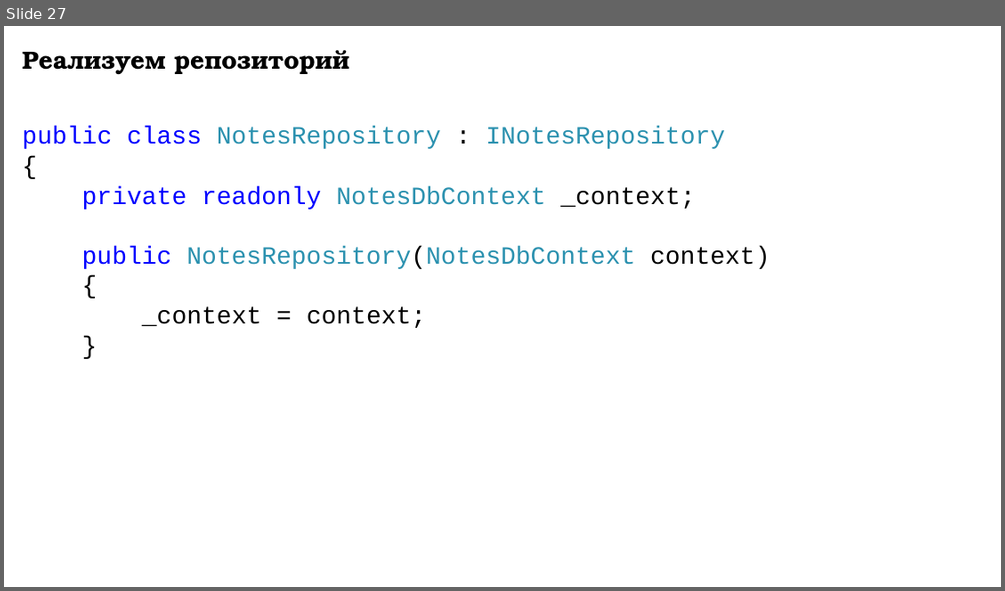
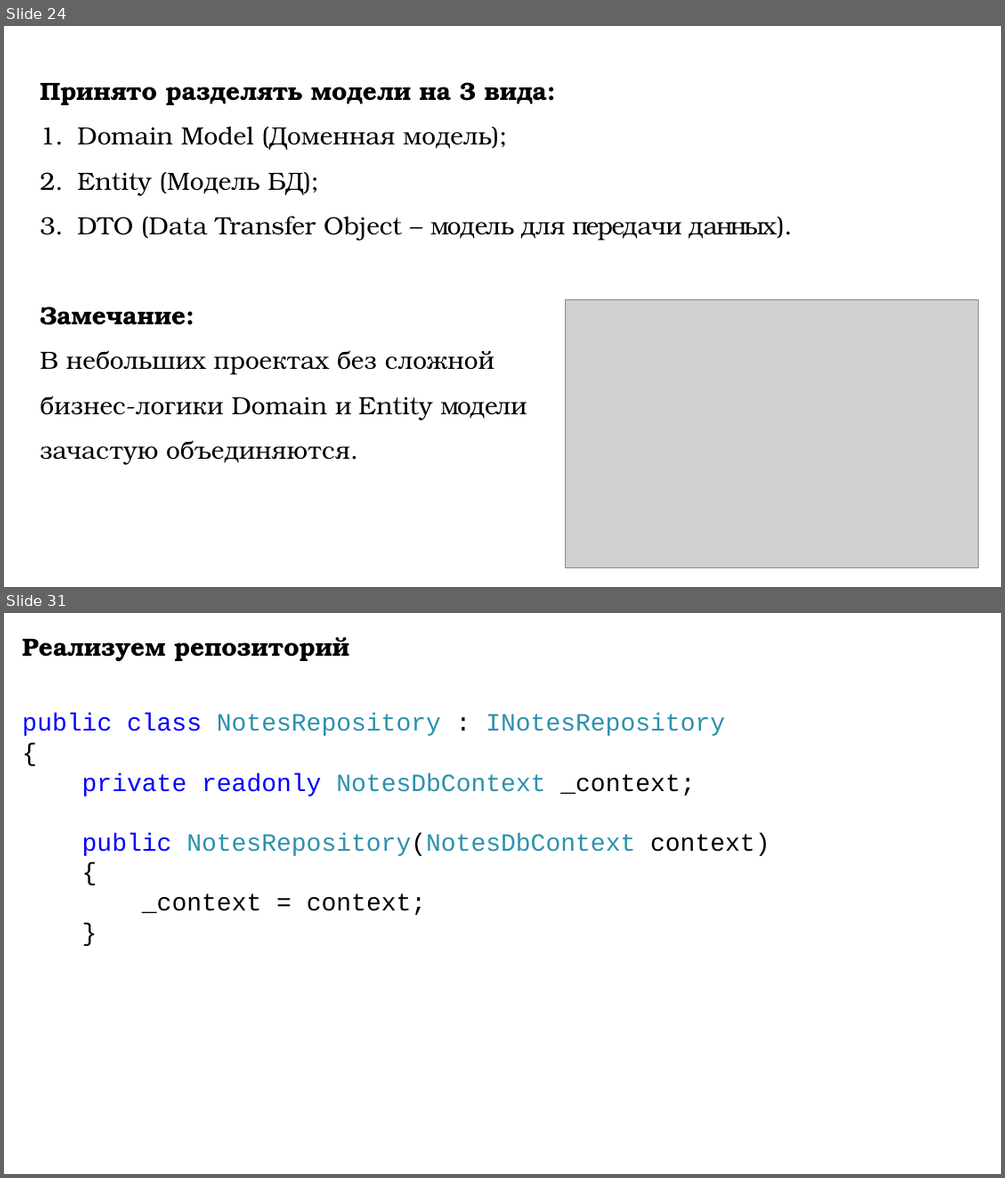
Before and after one commit to DaniilKlyukin/OOP-4, a slide deck: Лекции/ООП 1 лек 6.pptx. Shown one above the other, each under a label of ours: slide 27 before the commit, slides 24 and 31 after it; the slides between them are not shown. The pictures are 1005x591 and 1005x1178 pixels, drawn with LibreOffice and Linux fonts; fonts in the diff are those of the drawing; grey boxes stand for pictures. Boxes give left, top, right and bottom in pixels: in the first picture for what was removed or moved away, otherwise in the second. Text is boxed around its words. In the diff, an @@ line names an element or a change of style, - is before the commit and + after.

```diff
--- a/Лекции/ООП 1 лек 6.pptx
+++ b/Лекции/ООП 1 лек 6.pptx
@@ slide 24 added at box(4, 26, 1001, 587), background #FFFFFF @@
@@ text added at box(40, 82, 793, 465), 24 pt, text #000000 @@
+Принято разделять модели на 3 вида:
+1. Domain Model (Доменная модель);
+2. Entity (Модель БД);
+3. DTO (Data Transfer Object – модель для передачи данных).
+Замечание:
+В небольших проектах без сложной
+бизнес-логики Domain и Entity модели
+зачастую объединяются.
@@ picture added at box(566, 299, 979, 567) @@
@@ what was slide 27 is now slide 31 @@
```
Also in this commit, not shown: 9 slides changed, 4 other slides added, 1 slide removed.
